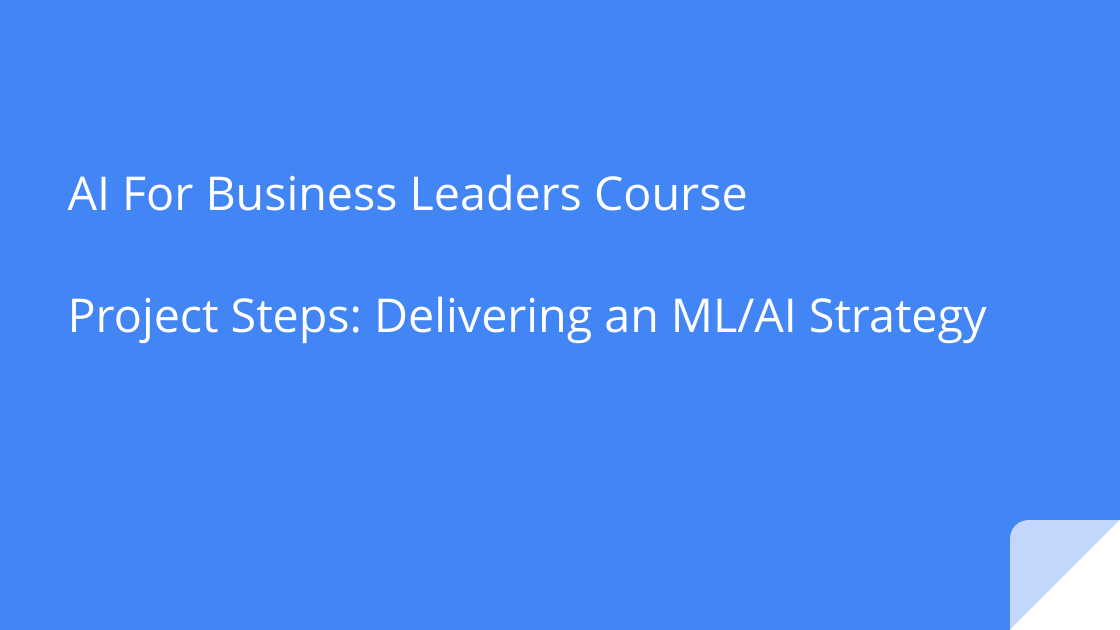
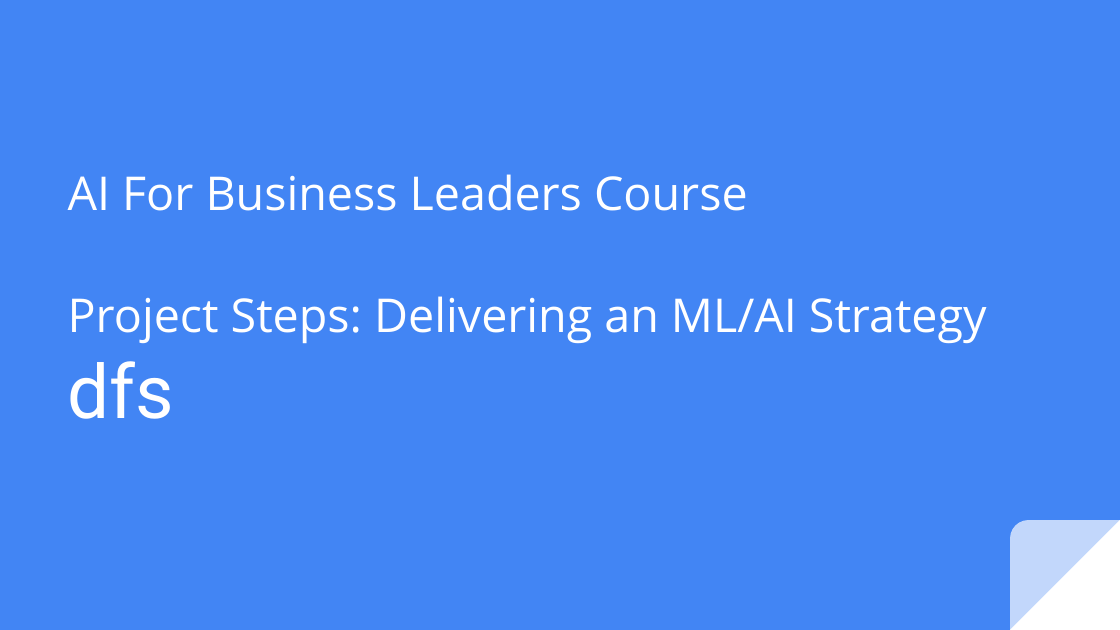
Before and after one commit to mohandesosama/Delivering-an-ML-AI-Strategy, a slide deck: slide 1 of 02_project-steps-aibl.pptx. Drawn at 1120x630 pixels with LibreOffice and Linux fonts; fonts in the diff are those of the drawing. Boxes give left, top, right and bottom in pixels: in the first picture for what was removed or moved away, otherwise in the second. Text is boxed around its words. In the diff, an @@ line names an element or a change of style, - is before the commit and + after.

```diff
--- a/02_project-steps-aibl.pptx
+++ b/02_project-steps-aibl.pptx
@@ title at [68, 361, 174, 419]: paragraph added @@
+dfs
```
